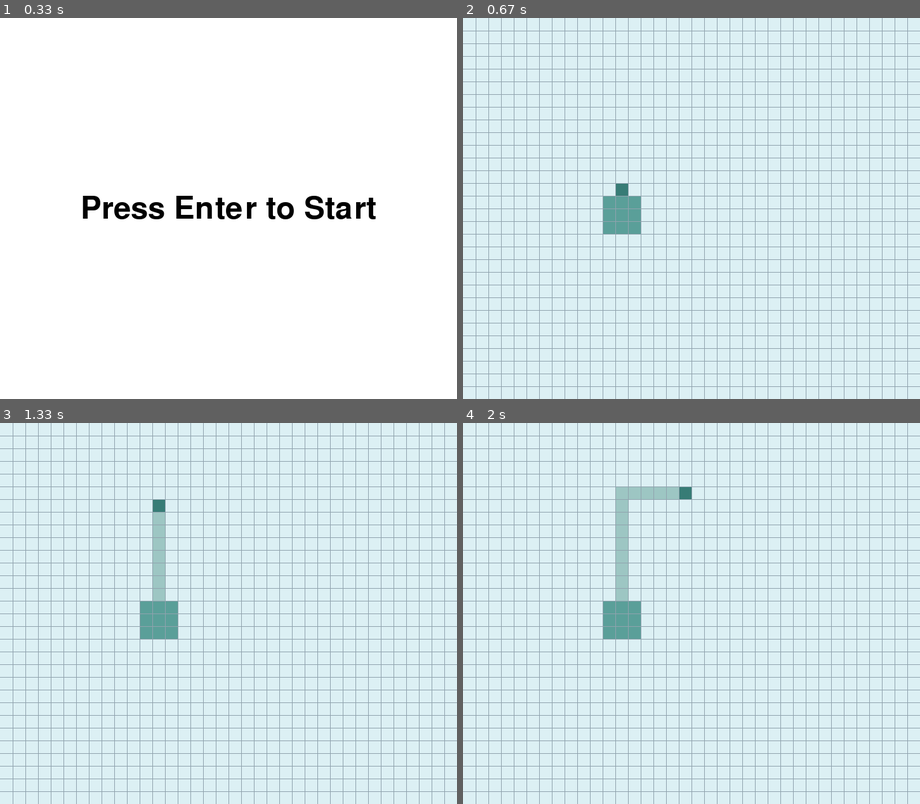
Above: before the commit, frames 1-4 (two rows, left to right).
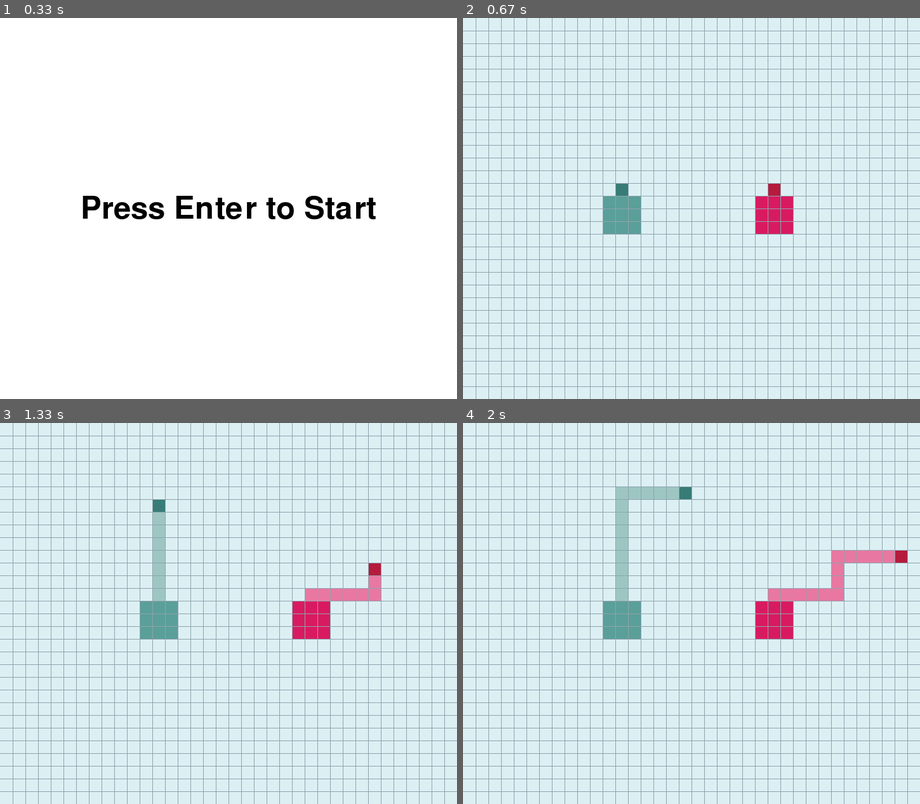
Above: after the commit, the same moments.

Repository: traptrip/paperio-pygame
Game: pygame game, started from template2.py
The game is run twice, just before and just after one commit, with the same random seed, the same clock (stepped at 60 frames per second) and the same inputs.
Inputs:
- Up to frame 1 (0.33 s): no input
- Up to frame 2 (0.67 s): tap Enter at 0.33 s
- Up to frame 3 (1.33 s): hold D 0.67-1.13 s; hold W from 1.17 s (still down); hold Up from 1.17 s (still down)
- Up to frame 4 (2 s): release W at 1.47 s; release Up at 1.47 s; hold D 1.5-1.97 s; hold Right 1.5-1.97 s

Frame 1 is identical in both runs. In frame 2, 0.8% of the frame differs, in the area x 64-73%, y 43-57%; in frame 3, 1.4%; in frame 4, 1.9%, in the area x 64-98%, y 33-57%.

Commit message:
some fixes in player dying

Diff:
--- a/config.py
+++ b/config.py
@@ -21,6 +21,12 @@
     RIGHT = pygame.K_RIGHT
     UP = pygame.K_UP
     DOWN = pygame.K_DOWN
+
+    A = pygame.K_a
+    D = pygame.K_d
+    W = pygame.K_w
+    S = pygame.K_s
+
 
     # характеристики персонажа
     SCALE = 2
--- a/game_objects/player.py
+++ b/game_objects/player.py
@@ -1,5 +1,3 @@
-import pygame
-
 from copy import copy
 from game_objects.territory import Territory
 from config import CONSTS
@@ -12,6 +10,12 @@
         self.id = player_id
         self.x = pos[0]
         self.y = pos[1]
+        self.player_commands = {
+            'up': CONSTS.UP,
+            'down': CONSTS.DOWN,
+            'left': CONSTS.LEFT,
+            'right': CONSTS.RIGHT
+        }
         # color of player's head
         self.color = [i - 35 if i >= 35 else i for i in color[:-1]] + [color[-1]]
         # color of the player tail outside the territory
@@ -23,35 +27,43 @@
         self.name = name
         self.score = 0
         self.tick_score = 0
-        self.direction = CONSTS.UP
+        self.direction = self.player_commands['up']
 
         self.speed = CONSTS.SPEED
         self.is_alive = True
 
     def change_direction(self, command):
-        if command == CONSTS.UP and self.direction != CONSTS.DOWN:
-            self.direction = CONSTS.UP
+        if command == self.player_commands['up'] and self.direction != self.player_commands['down']:
+            self.direction = self.player_commands['up']
 
-        elif command == CONSTS.DOWN and self.direction != CONSTS.UP:
-            self.direction = CONSTS.DOWN
+        elif command == self.player_commands['down'] and self.direction != self.player_commands['up']:
+            self.direction = self.player_commands['down']
 
-        elif command == CONSTS.LEFT and self.direction != CONSTS.RIGHT:
-            self.direction = CONSTS.LEFT
+        elif command == self.player_commands['left'] and self.direction != self.player_commands['right']:
+            self.direction = self.player_commands['left']
 
-        elif command == CONSTS.RIGHT and self.direction != CONSTS.LEFT:
-            self.direction = CONSTS.RIGHT
+        elif command == self.player_commands['right'] and self.direction != self.player_commands['left']:
+            self.direction = self.player_commands['right']
 
     def move(self):
-        if self.direction == CONSTS.UP:
+        if self.direction == self.player_commands['up']:
             self.y -= self.speed
-        elif self.direction == CONSTS.DOWN:
+        elif self.direction == self.player_commands['down']:
             self.y += self.speed
-        elif self.direction == CONSTS.LEFT:
+        elif self.direction == self.player_commands['left']:
             self.x -= self.speed
-        elif self.direction == CONSTS.RIGHT:
+        elif self.direction == self.player_commands['right']:
             self.x += self.speed
 
         if self.y < 0 or self.y >= CONSTS.Y_CELLS_COUNT or self.x < 0 or self.x >= CONSTS.X_CELLS_COUNT:
+            if self.y < 0:
+                self.y += 1
+            if self.y >= CONSTS.Y_CELLS_COUNT:
+                self.y -= 1
+            if self.x < 0:
+                self.x += 1
+            if self.x >= CONSTS.X_CELLS_COUNT:
+                self.x -= 1
             self.kill_player()
 
     def update_line(self):
@@ -95,3 +107,15 @@
             if self != p and position in captured and (is_move or self.get_prev_position() in captured):
                 return True, p
         return False, None
+
+
+class Player2(Player):
+    def __init__(self, player_id, name, pos, color):
+        super().__init__(player_id, name, pos, color)
+        self.player_commands = {
+            'up': CONSTS.W,
+            'down': CONSTS.S,
+            'left': CONSTS.A,
+            'right': CONSTS.D
+        }
+        self.direction = self.player_commands['up']
--- a/game_objects/scene.py
+++ b/game_objects/scene.py
@@ -1,6 +1,6 @@
 import pygame
 
-from game_objects.player import Player
+from game_objects.player import Player, Player2
 from config import CONSTS
 from helpers import DrawableObj
 
@@ -118,9 +118,9 @@
         self.players = [Player(1, 'player1',
                                (CONSTS.X_CELLS_COUNT // 3, CONSTS.Y_CELLS_COUNT // 2),
                                CONSTS.PLAYER_COLORS[0]),
-                        # Player(2, 'player2',
-                        #        (CONSTS.X_CELLS_COUNT // 3 * 2, CONSTS.Y_CELLS_COUNT // 2),
-                        #        CONSTS.PLAYER_COLORS[1])
+                        Player2(2, 'player2',
+                                (CONSTS.X_CELLS_COUNT // 3 * 2, CONSTS.Y_CELLS_COUNT // 2),
+                                CONSTS.PLAYER_COLORS[1])
                         ]
         self.losers = []
         self.scene_status = {
@@ -155,8 +155,8 @@
             player.territory.points.update(captured)
 
         for point in player.territory.points:
-            self.grid[point].change_color(player.territory.color if player.is_alive else CONSTS.EMPTY_CELL_COLOR)
-            self.grid[point].prev_color = player.territory.color if player.is_alive else CONSTS.EMPTY_CELL_COLOR
+            self.grid[point].change_color(player.territory.color)
+            self.grid[point].prev_color = player.territory.color
 
     @staticmethod
     def __update_score(player: Player, captured_length):
@@ -166,25 +166,22 @@
         # player head
         prev_player_x, prev_player_y = player.x, player.y
         player.move()
-        if player.is_alive:
-            self.grid[prev_player_x, prev_player_y].change_color(self.grid[prev_player_x, prev_player_y].prev_color)
-            self.grid[player.x, player.y].change_color(player.color)
-        else:
-            self.grid[prev_player_x, prev_player_y].change_color(CONSTS.EMPTY_CELL_COLOR)
-            self.grid[player.x, player.y].change_color(CONSTS.EMPTY_CELL_COLOR)
+        self.grid[prev_player_x, prev_player_y].change_color(self.grid[prev_player_x, prev_player_y].prev_color)
+        self.grid[player.x, player.y].change_color(player.color)
 
     def __update_player_lines(self, player: Player):
         # player lines
         player.update_line()
         for point in player.line_points:
             if point != (player.x, player.y):
-                self.grid[point].change_color(player.line_color if player.is_alive else CONSTS.EMPTY_CELL_COLOR)
+                self.grid[point].change_color(player.line_color)
 
     def __update_scene_status(self):
         for player in self.players:
             if not player.is_alive:
                 self.losers.append(player)
                 self.players.remove(player)
+                self.__clear_board_from_player(player)
         if not self.players:
             self.switch2scene(TitleScene(self.screen,
                                          "GAME OVER",
@@ -198,6 +195,16 @@
                                          pos=(CONSTS.WINDOW_WIDTH // 2, CONSTS.WINDOW_HEIGHT // 2),
                                          color=CONSTS.WHITE))
         return self.scene_status
+
+    def __clear_board_from_player(self, player: Player):
+        # clear the head and line points
+        for point in player.line_points:
+            self.grid[point].change_color(CONSTS.EMPTY_CELL_COLOR)
+        # clear territory
+        for point in player.territory.points:
+            self.grid[point].change_color(CONSTS.EMPTY_CELL_COLOR)
+
+
 
     # background_color = (220 / 255, 240 / 255, 244 / 255, 1)
     # border_color = (144, 163, 174, 255)
